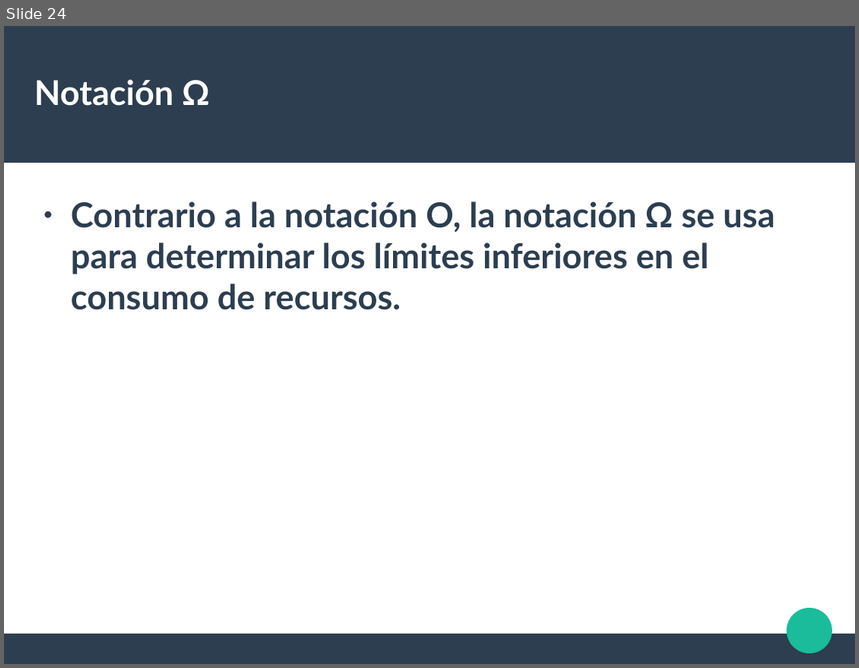
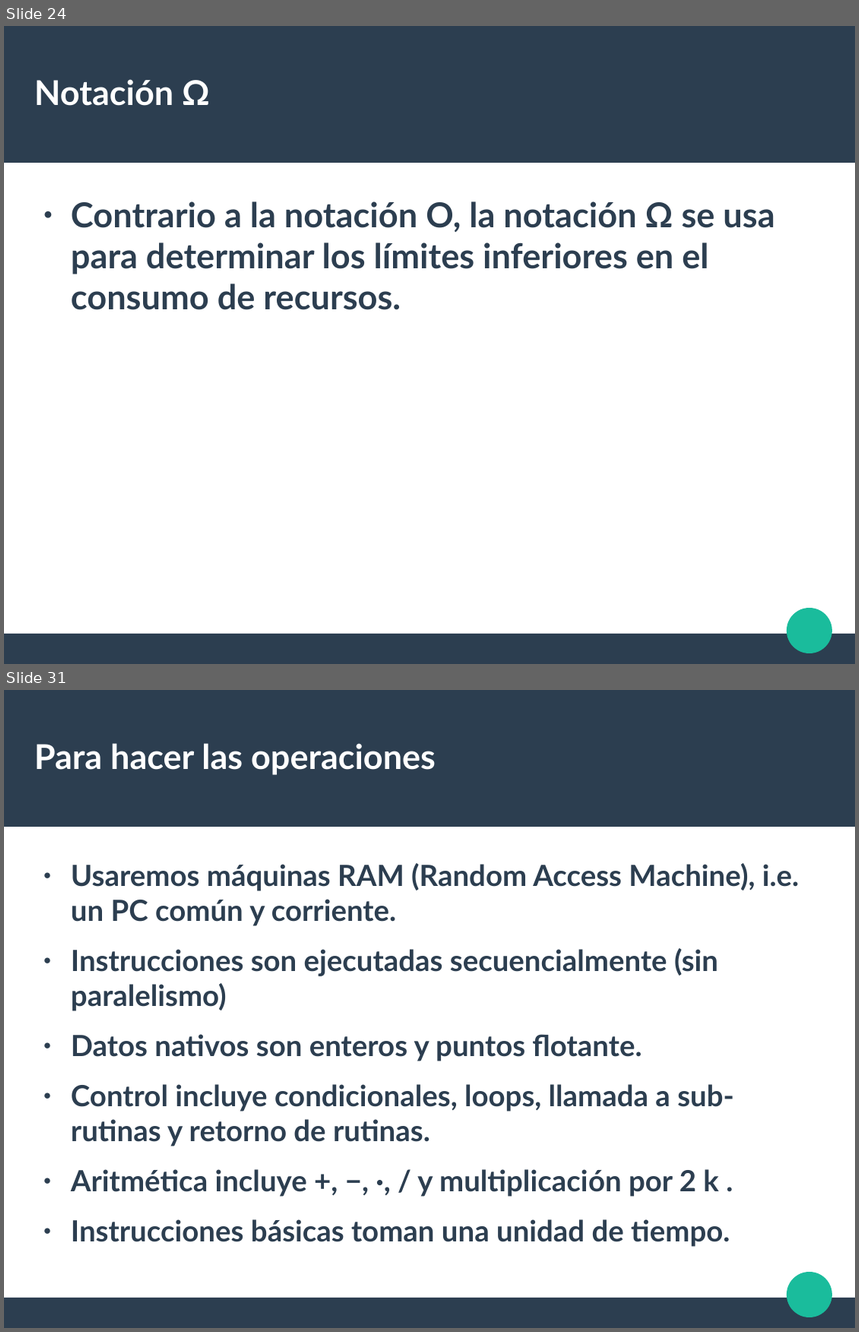
Before and after one commit to liowiki/EDA1-20192, a slide deck: Tema2.odp. Shown one above the other, each under a label of ours: slide 24 before the commit, slides 24 and 31 after it; the slides between them are not shown. The pictures are 859x668 and 859x1332 pixels, drawn with LibreOffice and Linux fonts; fonts in the diff are those of the drawing. Boxes give left, top, right and bottom in pixels: in the first picture for what was removed or moved away, otherwise in the second. Text is boxed around its words. In the diff, an @@ line names an element or a change of style, - is before the commit and + after.

```diff
--- a/Tema2.odp
+++ b/Tema2.odp
@@ slide 31 added at (x1=4, y1=690, x2=855, y2=1328), background #FFFFFF; not listed: 3 template elements that a slide beside it also shows @@
@@ title added at (x1=34, y1=743, x2=436, y2=775), 31.9 pt, text #FFFFFF, bold @@
+Para hacer las operaciones
@@ text added at (x1=71, y1=863, x2=799, y2=1247), 27.2 pt, text #2C3E50, bold @@
+● Usaremos máquinas RAM (Random Access Machine), i.e. un PC común y corriente.
+● Instrucciones son ejecutadas secuencialmente (sin paralelismo)
+● Datos nativos son enteros y puntos flotante.
+● Control incluye condicionales, loops, llamada a sub-rutinas y retorno de rutinas.
+● Aritmética incluye +, −, ·, / y multiplicación por 2 k .
+● Instrucciones básicas toman una unidad de tiempo.
```
Also in this commit, not shown: 1 slide changed, 14 other slides added, 1 slide removed, 1 other file.
